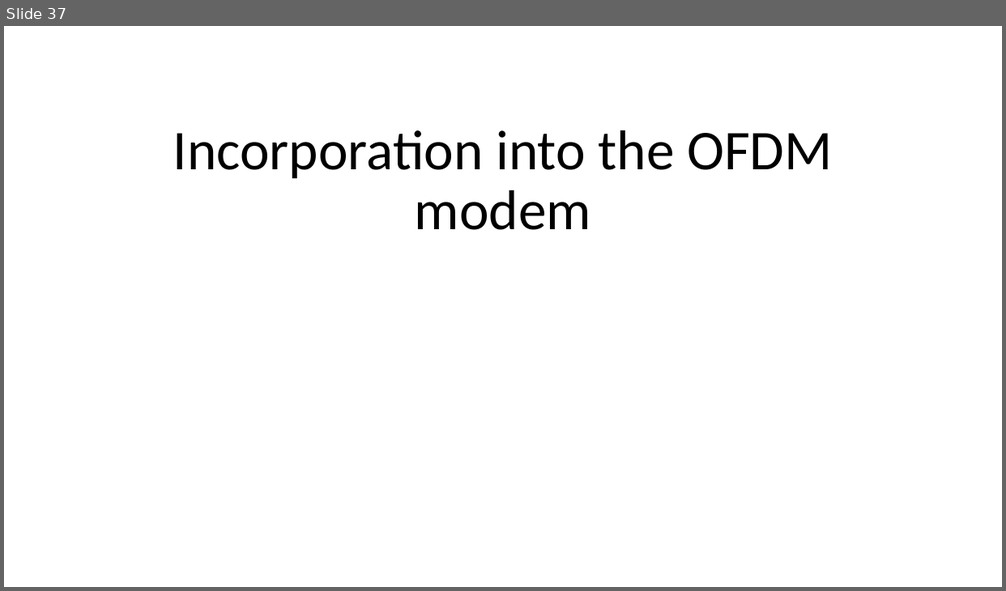
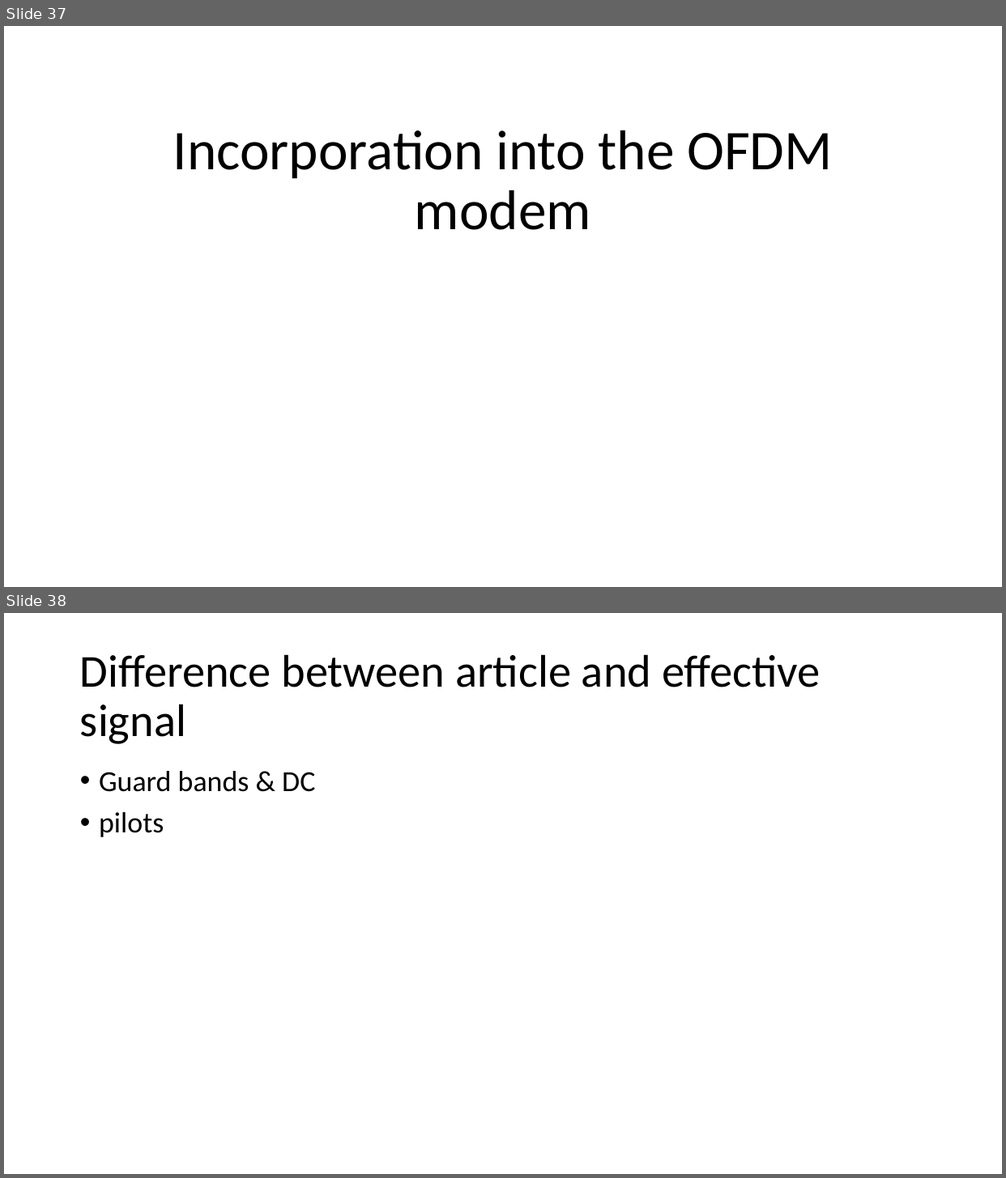
Before and after one commit to liorkissos/VLF-Simulations, a slide deck: PAPR Reduction- PTS.pptx. Shown one above the other, each under a label of ours: slide 37 before the commit, slides 37 and 38 after it. The pictures are 1006x591 and 1006x1178 pixels, drawn with LibreOffice and Linux fonts; fonts in the diff are those of the drawing. Boxes give left, top, right and bottom in pixels: in the first picture for what was removed or moved away, otherwise in the second. Text is boxed around its words. In the diff, an @@ line names an element or a change of style, - is before the commit and + after.

```diff
--- a/PAPR Reduction- PTS.pptx
+++ b/PAPR Reduction- PTS.pptx
@@ slide 38 added at box(4, 613, 1002, 1174), background #FFFFFF @@
@@ title added at box(80, 654, 820, 744), 44 pt, text #000000 @@
+Difference between article and effective signal
@@ text added at box(99, 771, 315, 837), 28 pt, text #000000 @@
+• Guard bands & DC
+• pilots
```
Also in this commit, not shown: 4 slides changed, 11 other slides added, 6 slides removed, 11 other files.
